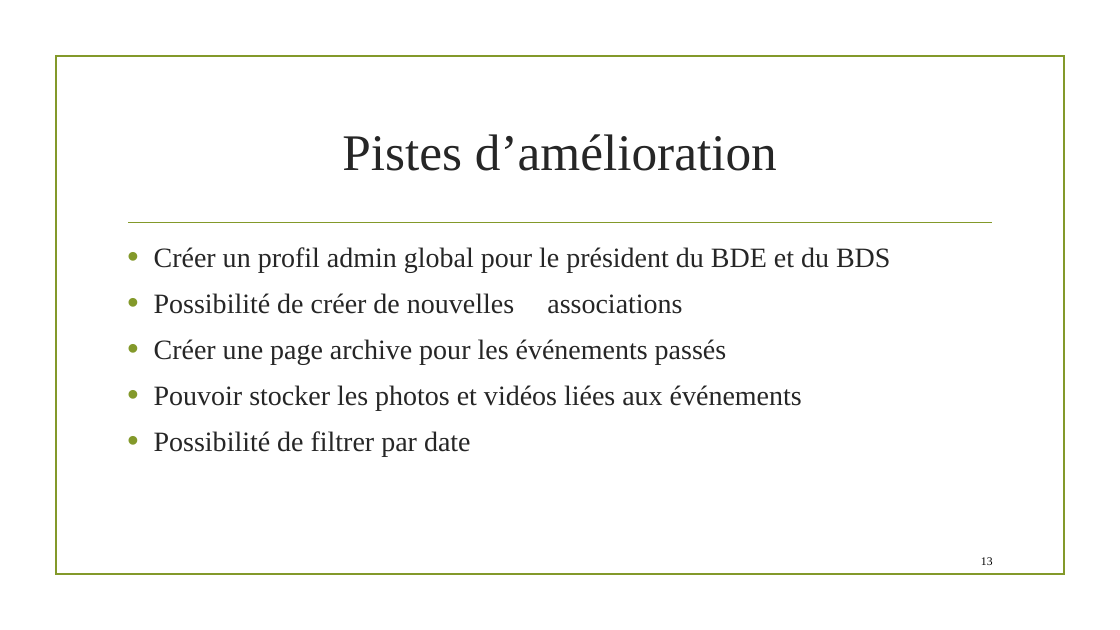
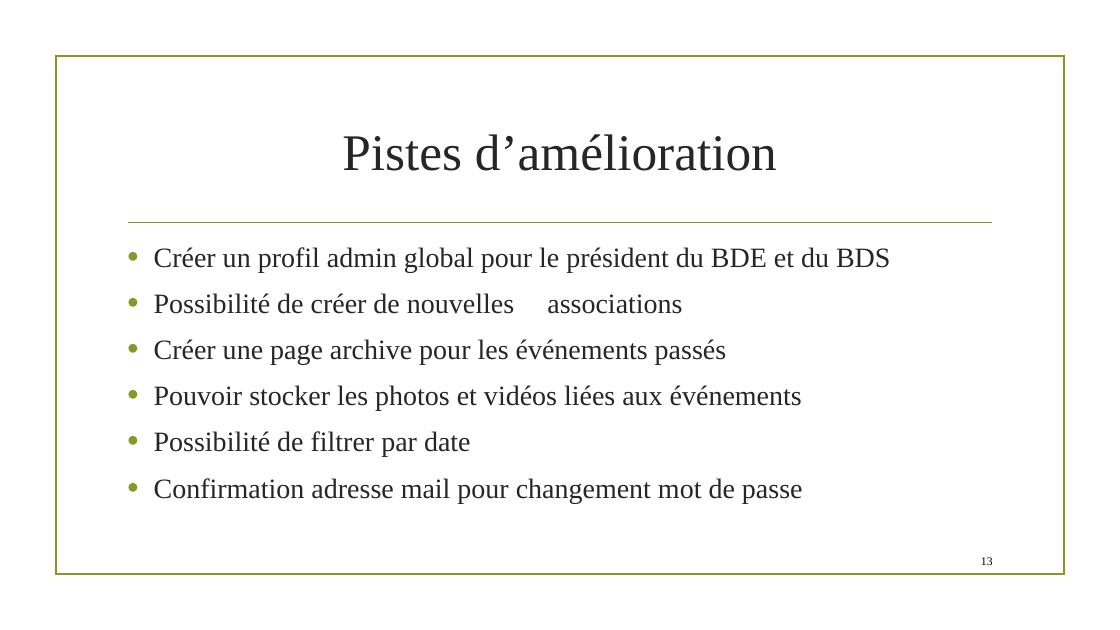
Before and after one commit to h17278/R3L, a slide deck: slide 13 of Presentation Projet HEIvents.pptx. Drawn at 1120x630 pixels with LibreOffice and Linux fonts; fonts in the diff are those of the drawing; background and template pictures are left out. Boxes give left, top, right and bottom in pixels: in the first picture for what was removed or moved away, otherwise in the second. Text is boxed around its words. In the diff, an @@ line names an element or a change of style, - is before the commit and + after.

Commit message:
ajout pistes d'améliorations dans ppt

```diff
--- a/Presentation Projet HEIvents.pptx
+++ b/Presentation Projet HEIvents.pptx
@@ text at [154,478,803,503]: paragraph added @@
+• Confirmation adresse mail pour changement mot de passe
```
